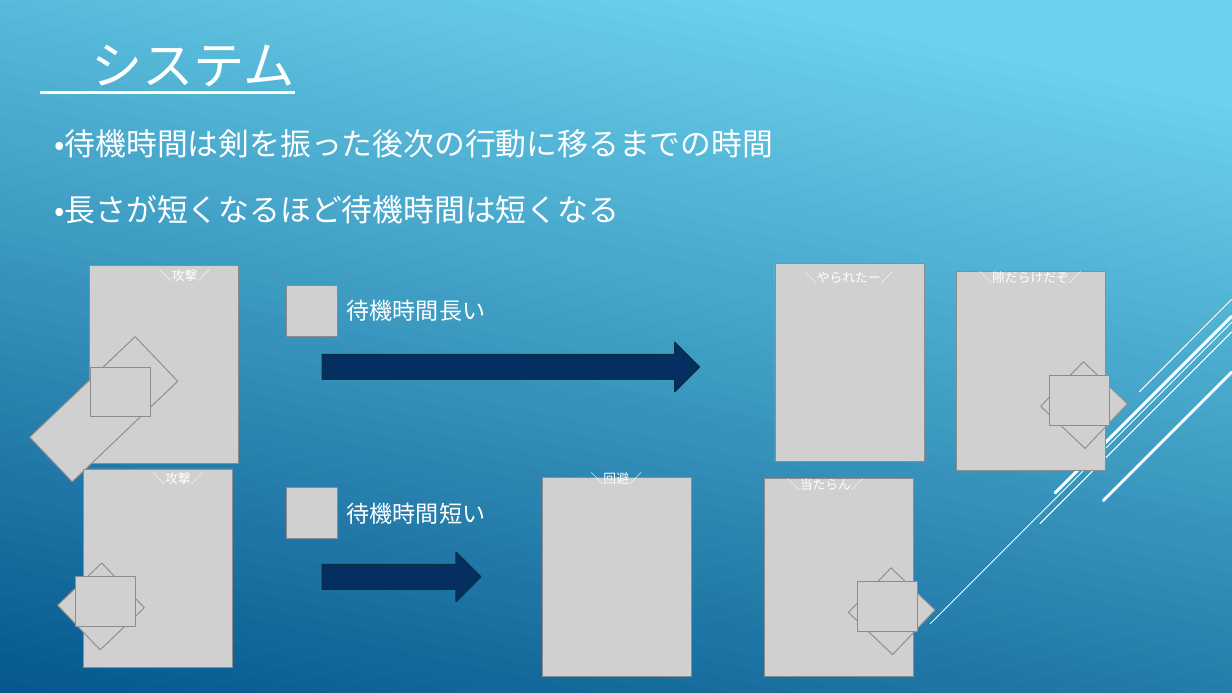
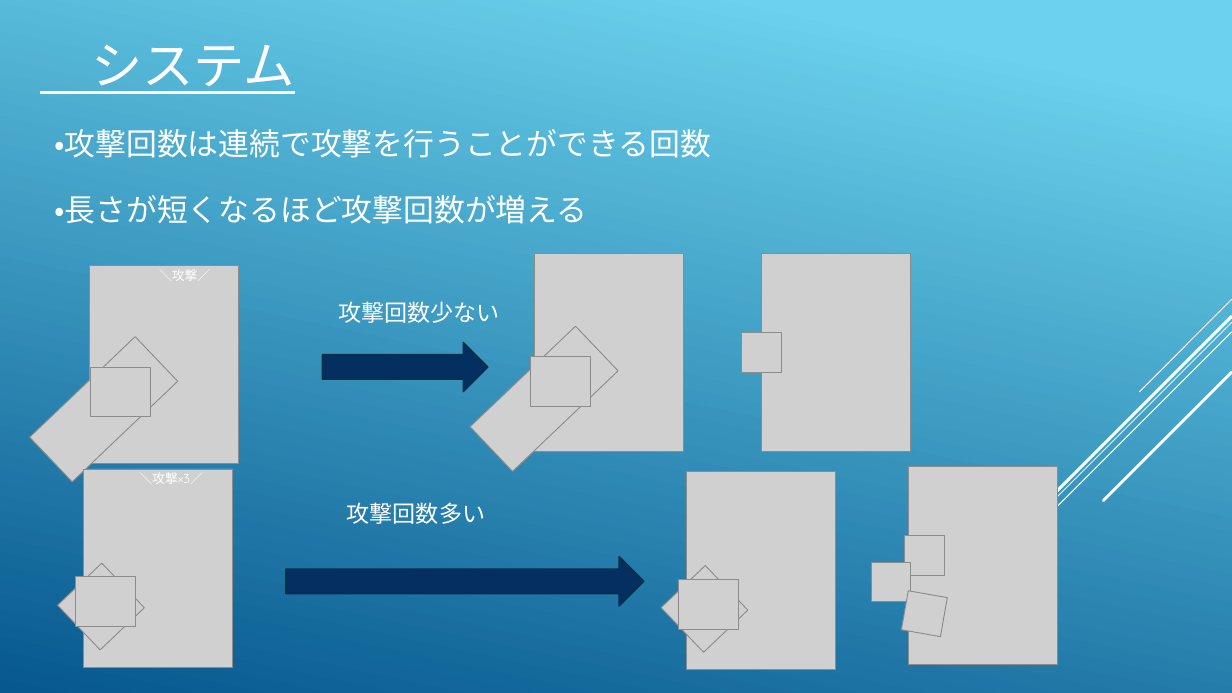
Before and after one commit to koike0723/Aso2020Winter, a slide deck: slide 7 of 企画書.pptx. Drawn at 1232x693 pixels with LibreOffice and Linux fonts; fonts in the diff are those of the drawing; grey boxes stand for pictures. Boxes give left, top, right and bottom in pixels: in the first picture for what was removed or moved away, otherwise in the second. Text is boxed around its words. In the diff, an @@ line names an element or a change of style, - is before the commit and + after.

```diff
--- a/企画書.pptx
+++ b/企画書.pptx
@@ text at box(54, 129, 711, 158): text changed @@
-・待機時間は剣を振った後次の行動に移るまでの時間
+・攻撃回数は連続で攻撃を行うことができる回数
@@ text at box(54, 195, 587, 224): text changed @@
-・長さが短くなるほど待機時間は短くなる
+・長さが短くなるほど攻撃回数が増える
@@ picture: place and size @@
-picture at box(957, 272, 1105, 470)
+picture at box(535, 253, 684, 452)
@@ picture: place and size @@
-picture at box(775, 263, 924, 462)
+picture at box(762, 253, 910, 452)
@@ text removed at box(979, 269, 1081, 282) @@
-＼隙だらけだぞ／
@@ picture removed at box(287, 286, 337, 336) @@
@@ text removed at box(804, 272, 894, 282) @@
-＼やられたー／
@@ text at box(338, 301, 500, 323): text changed @@
-待機時間長い
+攻撃回数少ない
@@ picture added at box(470, 326, 618, 472) @@
@@ right arrow: place and size @@
-right arrow at box(323, 343, 700, 392)
+right arrow at box(323, 343, 488, 392)
@@ picture: place and size @@
-picture at box(1050, 375, 1110, 425)
+picture at box(531, 357, 591, 407)
@@ picture added at box(741, 333, 781, 372) @@
@@ picture removed at box(1041, 361, 1128, 448) @@
@@ text at box(139, 473, 202, 483): text changed @@
-＼攻撃／
+＼攻撃×3／
@@ picture removed at box(543, 478, 691, 677) @@
@@ text removed at box(591, 470, 642, 484) @@
-＼回避／
@@ picture: place and size @@
-picture at box(764, 478, 913, 677)
+picture at box(687, 471, 836, 670)
@@ text at box(714, 470, 829, 472): text changed @@
-＼当たらん／
+＼連続攻撃くらえ／
@@ picture added at box(909, 467, 1058, 665) @@
@@ picture removed at box(287, 488, 337, 539) @@
@@ text at box(347, 502, 486, 524): text changed @@
-待機時間短い
+攻撃回数多い
@@ picture added at box(905, 536, 945, 576) @@
@@ right arrow: place and size @@
-right arrow at box(323, 553, 481, 602)
+right arrow at box(287, 557, 644, 606)
@@ picture at box(661, 566, 748, 653): rotation 133 to 226 degrees @@
@@ picture added at box(872, 562, 911, 602) @@
@@ picture: place and size @@
-picture at box(858, 582, 918, 632)
+picture at box(679, 579, 739, 629)
@@ picture added at box(902, 591, 948, 637) @@
```
Also in this commit, not shown: 4 other slides changed, 8 slides added, 8 slides removed, 8 other files.
